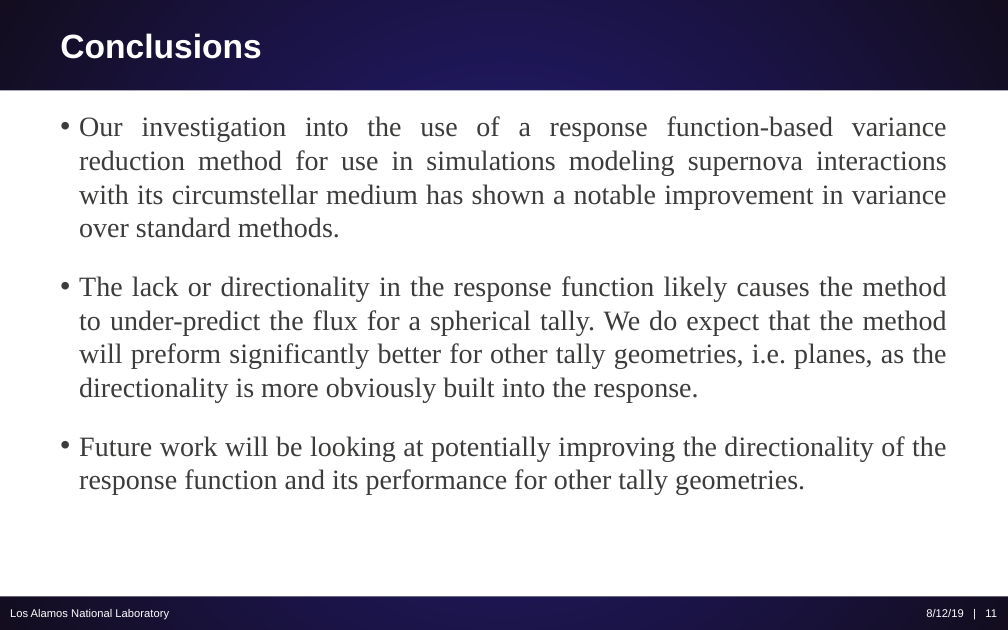
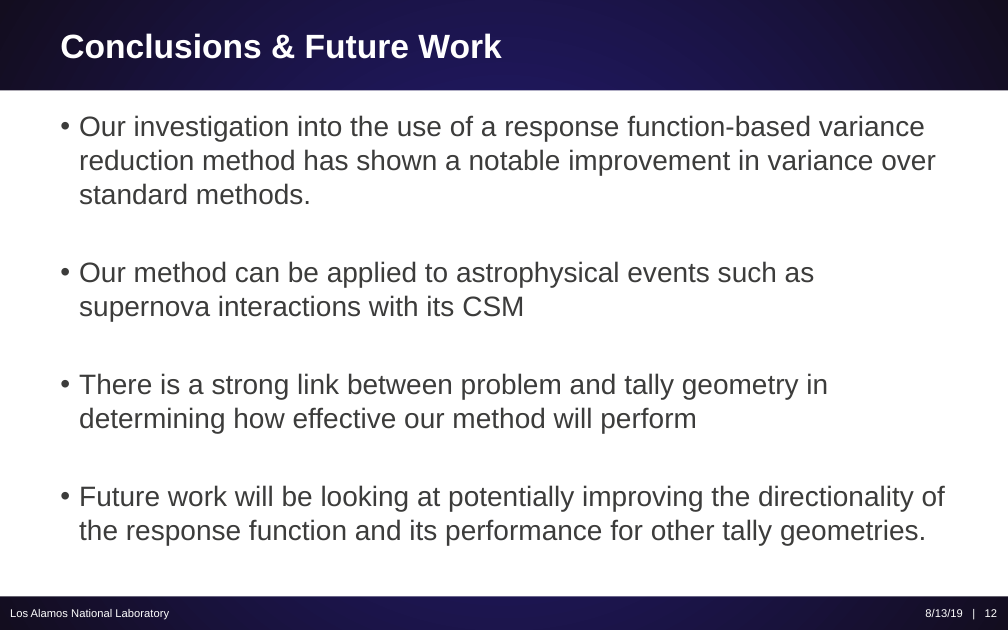
Before and after one commit to ScottCampbellBoise/XCP_Workshop_Report, a slide deck: slide 12 of Poster and Presentation/Campbell_Scott_Variance_Reduction.pptx (slide 11 before the commit). Drawn at 1008x630 pixels with LibreOffice and Linux fonts; fonts in the diff are those of the drawing. Boxes give left, top, right and bottom in pixels: in the first picture for what was removed or moved away, otherwise in the second. Text is boxed around its words. In the diff, an @@ line names an element or a change of style, - is before the commit and + after.

```diff
--- a/Poster and Presentation/Campbell_Scott_Variance_Reduction.pptx
+++ b/Poster and Presentation/Campbell_Scott_Variance_Reduction.pptx
@@ title at bbox=[60, 33, 501, 59]: text changed @@
-Conclusions
+Conclusions & Future Work
@@ text at bbox=[79, 115, 936, 433]: text changed; font Times New Roman to Arial @@
-• Our investigation into the use of a response function-based variance reduction method for use in simulations modeling supernova interactions with its circumstellar medium has shown a notable improvement in variance over standard methods.
-• The lack or directionality in the response function likely causes the method to under-predict the flux for a spherical tally. We do expect that the method will preform significantly better for other tally geometries, i.e. planes, as the directionality is more obviously built into the response.
+• Our investigation into the use of a response function-based variance reduction method has shown a notable improvement in variance over standard methods.
+• Our method can be applied to astrophysical events such as supernova interactions with its CSM
+• There is a strong link between problem and tally geometry in determining how effective our method will perform
@@ text at bbox=[79, 485, 945, 545]: font Times New Roman to Arial in "Future work will be looking at potentially ..."; alignment justified to left @@
@@ text at bbox=[925, 609, 997, 617]: text changed @@
-8/12/19 | 11
+8/13/19 | 12
```
Also in this commit, not shown: 3 other slides changed, 1 slide added, 13 other files.
